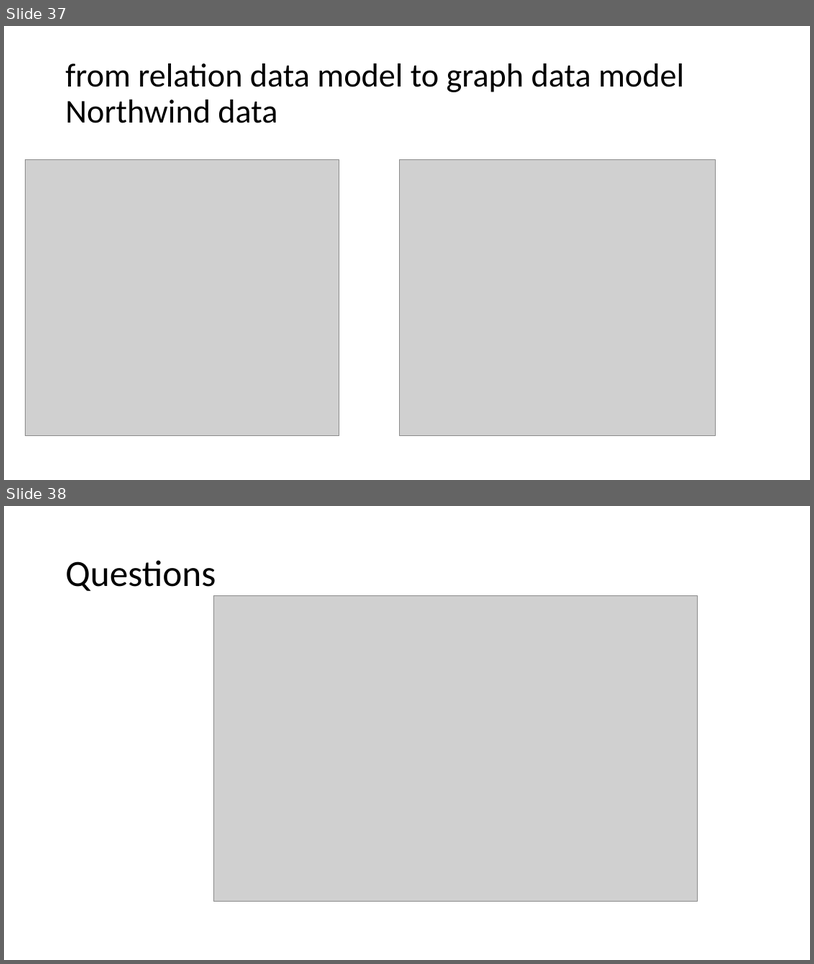
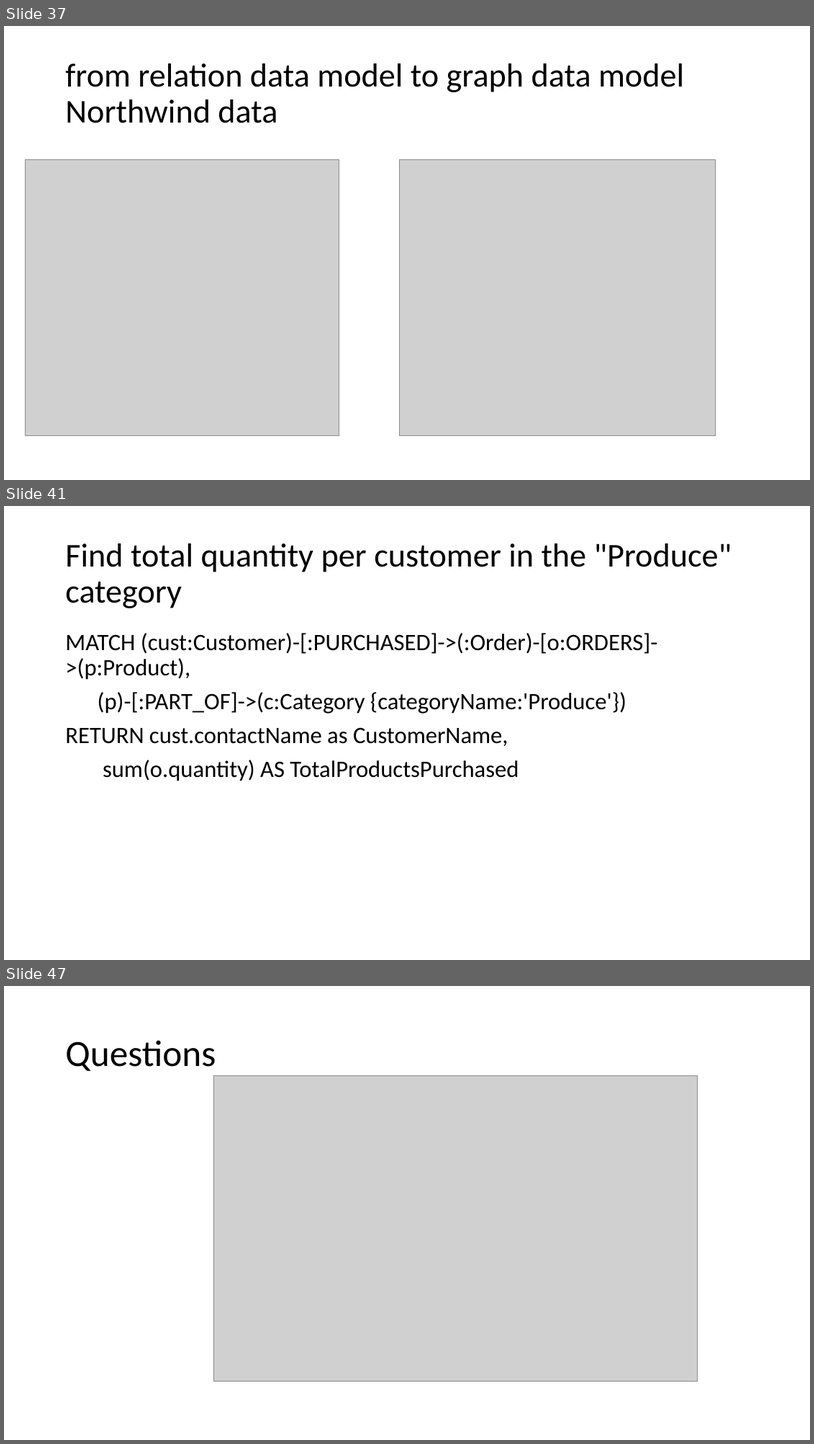
Before and after one commit to motazsaad/Exploratory-Analysis-of-Big-Data, a slide deck: PPT slides/02 EDABDC - Data Models - part 2.pptx. Shown one above the other, each under a label of ours: slides 37 and 38 before the commit, slides 37, 41 and 47 after it; the slides between them are not shown. The pictures are 814x964 and 814x1444 pixels, drawn with LibreOffice and Linux fonts; fonts in the diff are those of the drawing; grey boxes stand for pictures. Boxes give left, top, right and bottom in pixels: in the first picture for what was removed or moved away, otherwise in the second. Text is boxed around its words. In the diff, an @@ line names an element or a change of style, - is before the commit and + after.

```diff
--- a/PPT slides/02 EDABDC - Data Models - part 2.pptx
+++ b/PPT slides/02 EDABDC - Data Models - part 2.pptx
@@ slide 41 added at box(4, 506, 810, 960), background #FFFFFF @@
@@ title added at box(65, 543, 732, 608), 39.6 pt, text #000000 @@
+Find total quantity per customer in the "Produce" category
@@ text added at box(65, 633, 658, 781), 28 pt, text #000000 @@
+MATCH (cust:Customer)-[:PURCHASED]->(:Order)-[o:ORDERS]->(p:Product),
+(p)-[:PART_OF]->(c:Category {categoryName:'Produce'})
+RETURN cust.contactName as CustomerName,
+sum(o.quantity) AS TotalProductsPurchased
@@ what was slide 38 is now slide 47 @@
```
Also in this commit, not shown: 8 other slides added.
